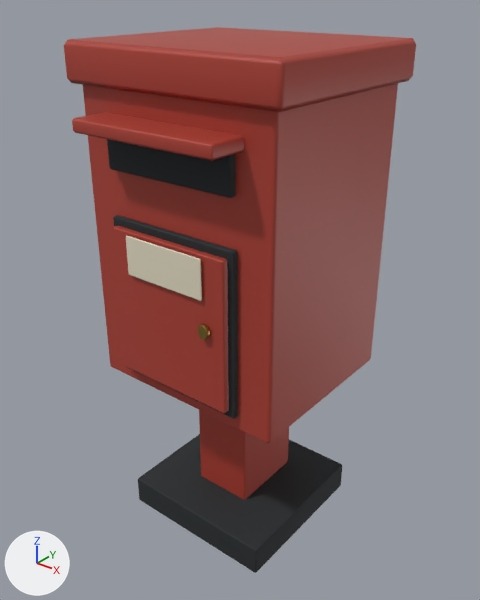
The glTF model godot/assets/production/scrap/S057_street_mailbox_rebuilt.glb, before and after one commit.
Both versions are drawn from a 50 mm lens placed at (0.962, -1.175, 1.39), pointed at (0.008, 0.017, 0.651). Arrows for +X, +Y and +Z are at lower left; the lights stay in place. The older version comes first. Vertices at exactly the same position are counted once.

Objects in the first picture: 'Deep_joint_recess.001', 'Mailbox_painted_postal_red', 'Warm_ivory.001' and 1 more.
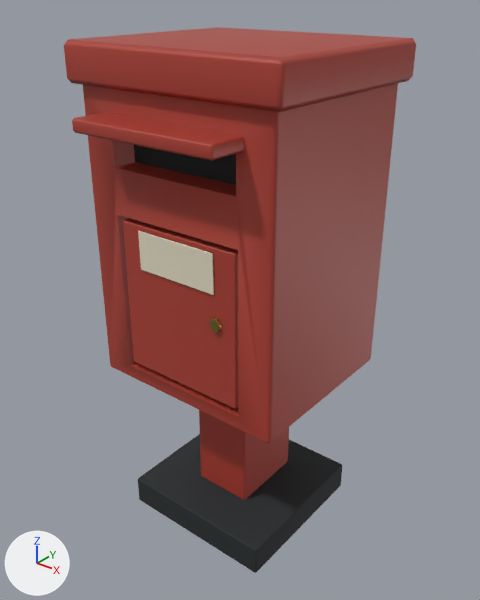
The change, as a list of edits to the scene's bpy script:
```text
Change me_cube:
    used by ob_deep_joint_recess_001; location = (0.0, 0.0, 0.0)
    remove me_cube.from_pydata(...)  # 72 vertices, 132 faces; spans x -0.217..0.217, y -0.22..0.249, z 0.0..1.097
    add me_cube.from_pydata(...)  # 72 vertices, 132 faces; spans x -0.217..0.217, y -0.18..0.249, z 0.0..1.095
    me_cube part 1: the loose piece of 24 vertices spanning x -0.179..0.179, y -0.218..-0.201, z 0.49..0.896 is scaled about its middle by (1, 0.674, 1), then moved by (0.0, 0.044, 0.0)
    me_cube part 2: 24 of 72 vertices moved; they spanned x -0.174..0.174, y -0.22..-0.2, z 1.007..1.097 and now span x -0.173..0.173, y -0.143..-0.135, z 1.008..1.095; mean shift (0.0, 0.071, 0.0); largest move (-0.171, -0.22, 1.011) -> (-0.172, -0.143, 1.009)
Change me_cube_001:
    used by ob_mailbox_painted_postal_red; location = (0.0, 0.0, 0.0)
    remove me_cube_001.from_pydata(...)  # 120 vertices, 220 faces; spans x -0.29..0.29, y -0.294..0.294, z 0.048..1.27
    add me_cube_001.from_pydata(...)  # 136 vertices, 252 faces; spans x -0.29..0.29, y -0.294..0.294, z 0.048..1.27
    me_cube_001 part 3: the loose piece of 24 vertices spanning x -0.164..0.164, y -0.235..-0.215, z 0.508..0.879 is scaled about its middle by (1.03, 1.29, 1.03), then moved by (0.0, 0.037, 0.0)
    me_cube_001 part 4: 16 vertices added at x -0.179..0.179, y -0.202..-0.135, z 0.49..1.097
Change me_cube_008:
    used by ob_warm_ivory_001; location = (0.0, 0.0, 0.0)
    remove me_cube_008.from_pydata(...)  # 24 vertices, 44 faces; spans x -0.111..0.111, y -0.244..-0.238, z 0.777..0.873
    add me_cube_008.from_pydata(...)  # 24 vertices, 44 faces; spans x -0.111..0.111, y -0.204..-0.201, z 0.777..0.873
    me_cube_008 part 5: the whole mesh is scaled about its middle by (1.01, 0.63, 1.02), then moved by (0.0, 0.038, 0.0)
```

Changed parts and their boxes (x1, y1, x2, y2) in the pictures (480 x 600 px; the box of a moved part takes in the faces that stretch with it):
'Deep_joint_recess.001', reshaped (9% narrower)
    before: (107, 139, 342, 573)
    after: (129, 145, 342, 573)
'Warm_ivory.001', mesh rescaled
    before: (126, 235, 202, 301)
    after: (138, 231, 214, 295)
part 1 of me_cube, moved or reshaped (mostly hidden afterwards)
    before: (113, 215, 238, 419)
    after: (129, 218, 235, 250)
part 2 of me_cube, moved or reshaped
    before: (107, 139, 236, 198)
    after: (134, 145, 236, 185)
part 3 of me_cube_001, moved or reshaped
    before: (113, 226, 229, 413)
    after: (123, 219, 238, 409)
part 4 of me_cube_001, added (red)
    after: (83, 85, 273, 442)
